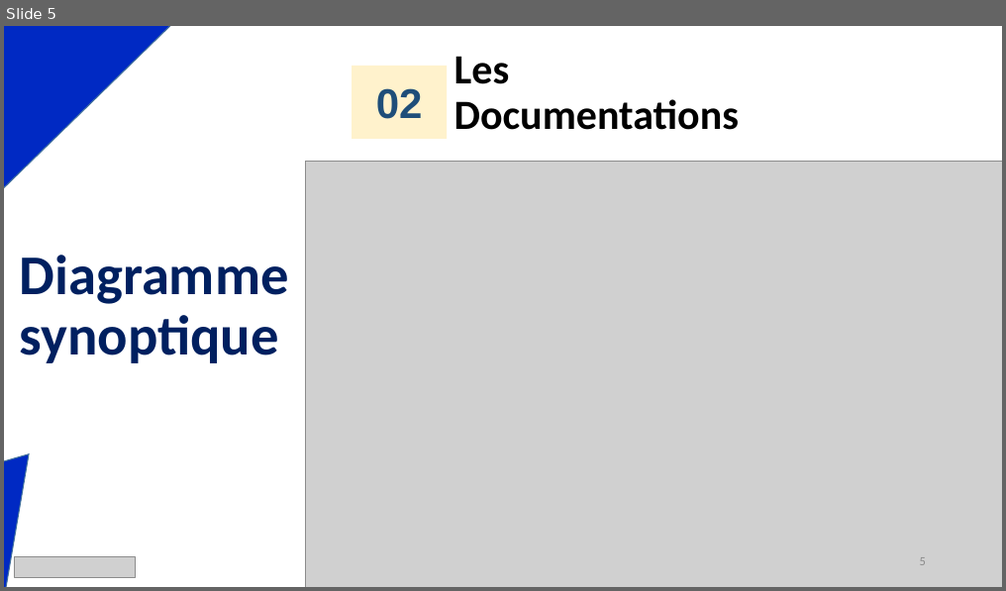
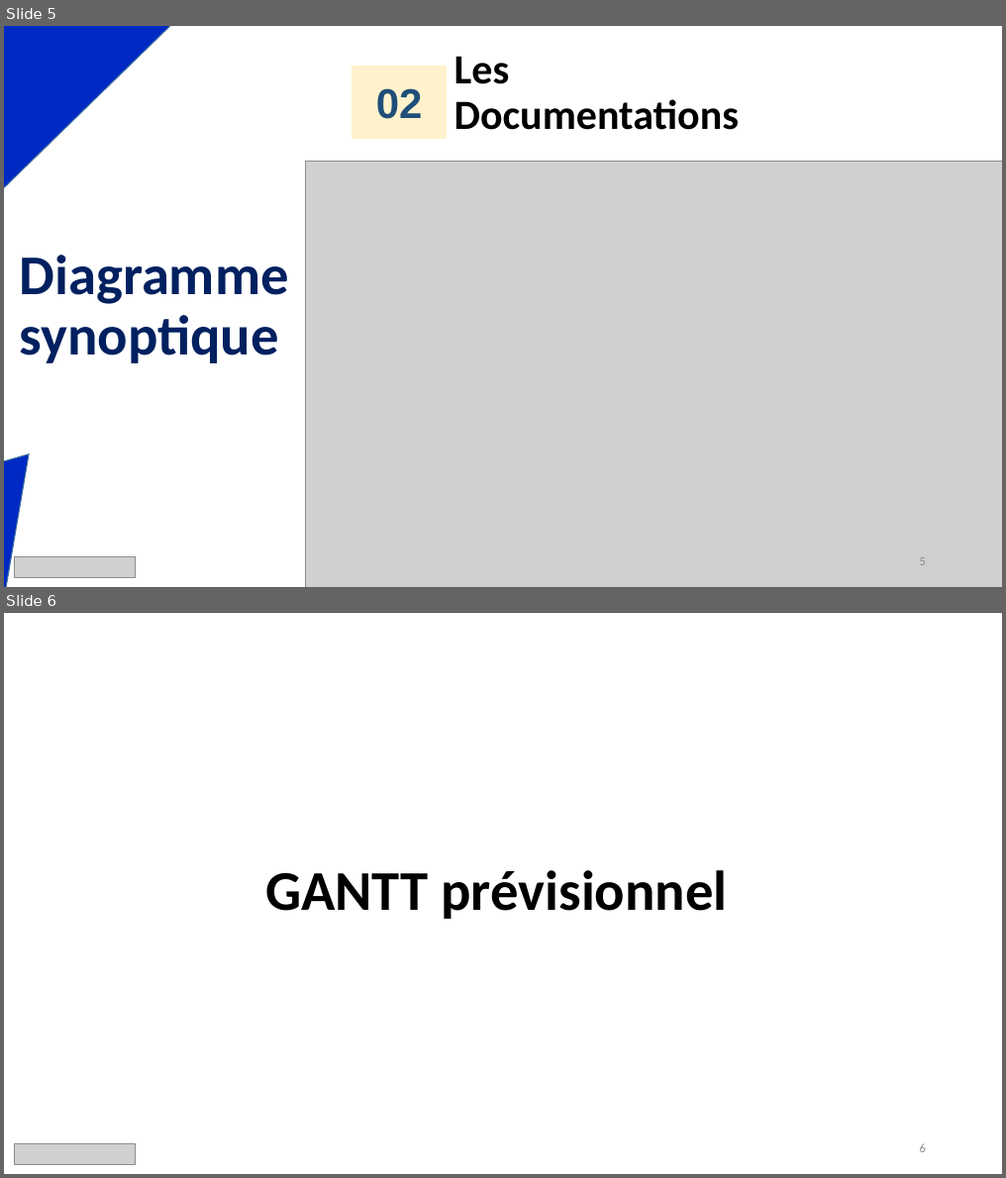
Before and after one commit to LeducJean/ProjetDMX, a slide deck: documentation/Diapo projetDMX.pptx. Shown one above the other, each under a label of ours: slide 5 before the commit, slides 5 and 6 after it. The pictures are 1006x591 and 1006x1178 pixels, drawn with LibreOffice and Linux fonts; fonts in the diff are those of the drawing; grey boxes stand for pictures. Boxes give left, top, right and bottom in pixels: in the first picture for what was removed or moved away, otherwise in the second. Text is boxed around its words. In the diff, an @@ line names an element or a change of style, - is before the commit and + after.

Commit message:
gantt fini + maj diapo projet

```diff
--- a/documentation/Diapo projetDMX.pptx
+++ b/documentation/Diapo projetDMX.pptx
@@ slide 6 added at <box>4,613,1002,1174</box>, background #FFFFFF @@
@@ subtitle added at <box>265,870,728,919</box>, 54 pt, text #000000, bold @@
+GANTT prévisionnel
@@ picture added at <box>14,1145,135,1164</box> @@
@@ page number added at <box>920,1144,926,1153</box>, 12 pt, text #8C8C8C @@
+6
```
Also in this commit, not shown: 2 slides changed, 1 slide removed, 10 other files.
